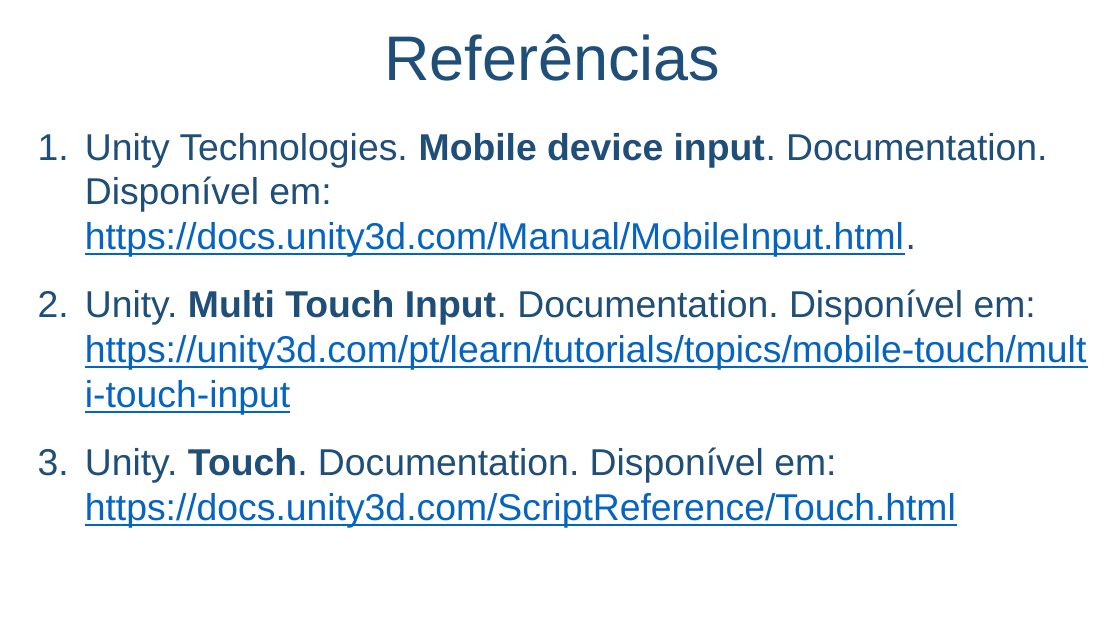
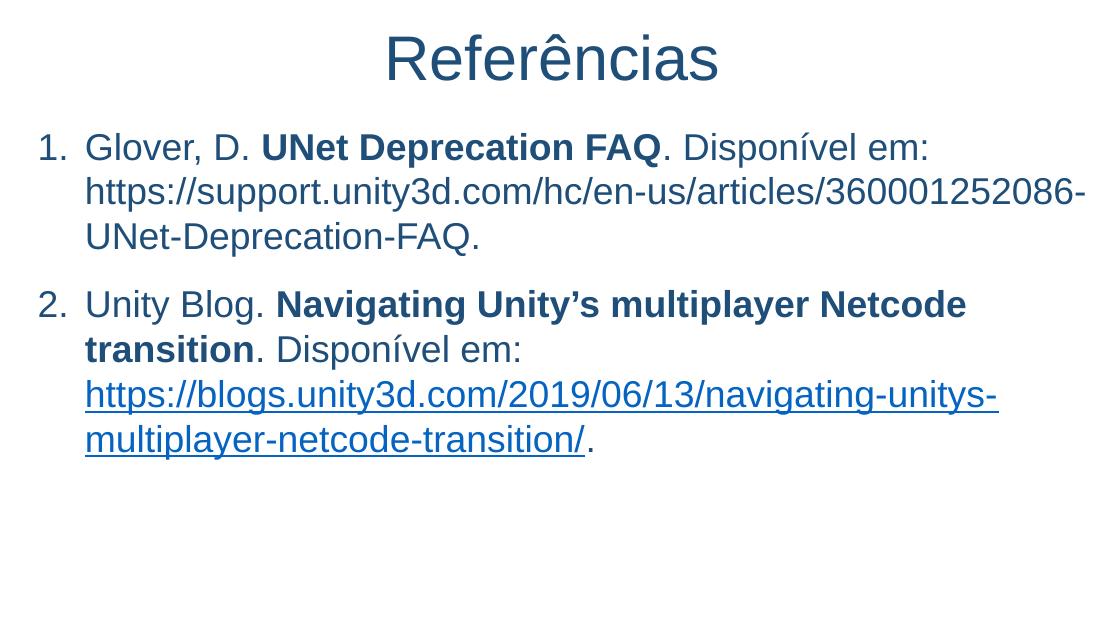
Before and after one commit to salmo-jr/public-slides, a slide deck: slide 4 of unity-multiplayer.pptx (slide 5 before the commit). Drawn at 1120x630 pixels with LibreOffice and Linux fonts; fonts in the diff are those of the drawing; background and template pictures are left out. Boxes give left, top, right and bottom in pixels: in the first picture for what was removed or moved away, otherwise in the second. Text is boxed around its words. In the diff, an @@ line names an element or a change of style, - is before the commit and + after.

```diff
--- a/unity-multiplayer.pptx
+++ b/unity-multiplayer.pptx
@@ text at [85, 132, 1087, 460]: text changed; text colour #0563C1 to #1F4E79 @@
-1. Unity Technologies. Mobile device input. Documentation. Disponível em: https://docs.unity3d.com/Manual/MobileInput.html.
-2. Unity. Multi Touch Input. Documentation. Disponível em: https://unity3d.com/pt/learn/tutorials/topics/mobile-touch/multi-touch-input
-3. Unity. Touch. Documentation. Disponível em: https://docs.unity3d.com/ScriptReference/Touch.html
+1. Glover, D. UNet Deprecation FAQ. Disponível em: https://support.unity3d.com/hc/en-us/articles/360001252086-UNet-Deprecation-FAQ.
+2. Unity Blog. Navigating Unity’s multiplayer Netcode transition. Disponível em: https://blogs.unity3d.com/2019/06/13/navigating-unitys-multiplayer-netcode-transition/.
```
Also in this commit, not shown: 2 other slides changed, 1 slide added, 2 slides removed.
